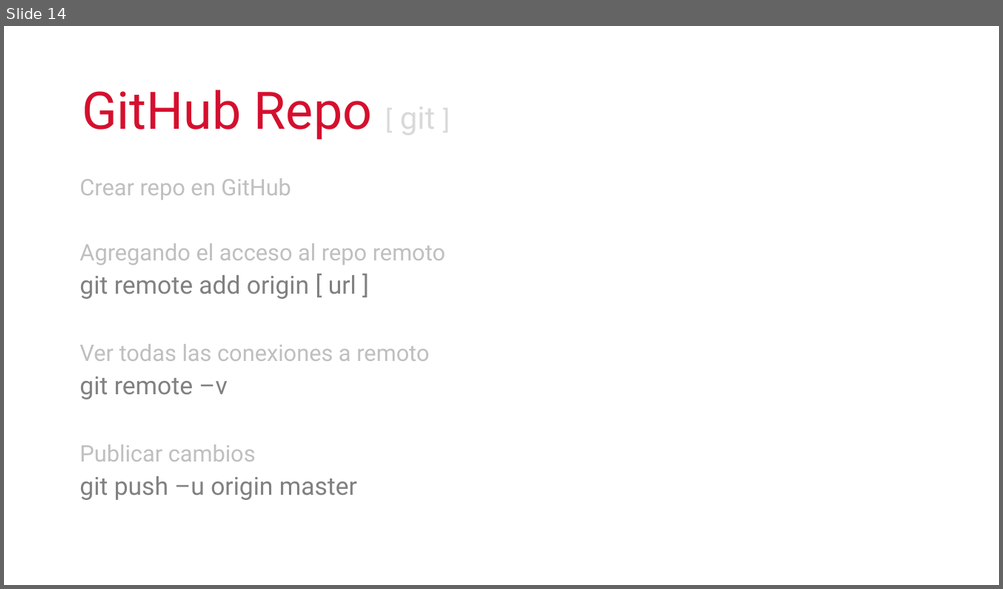
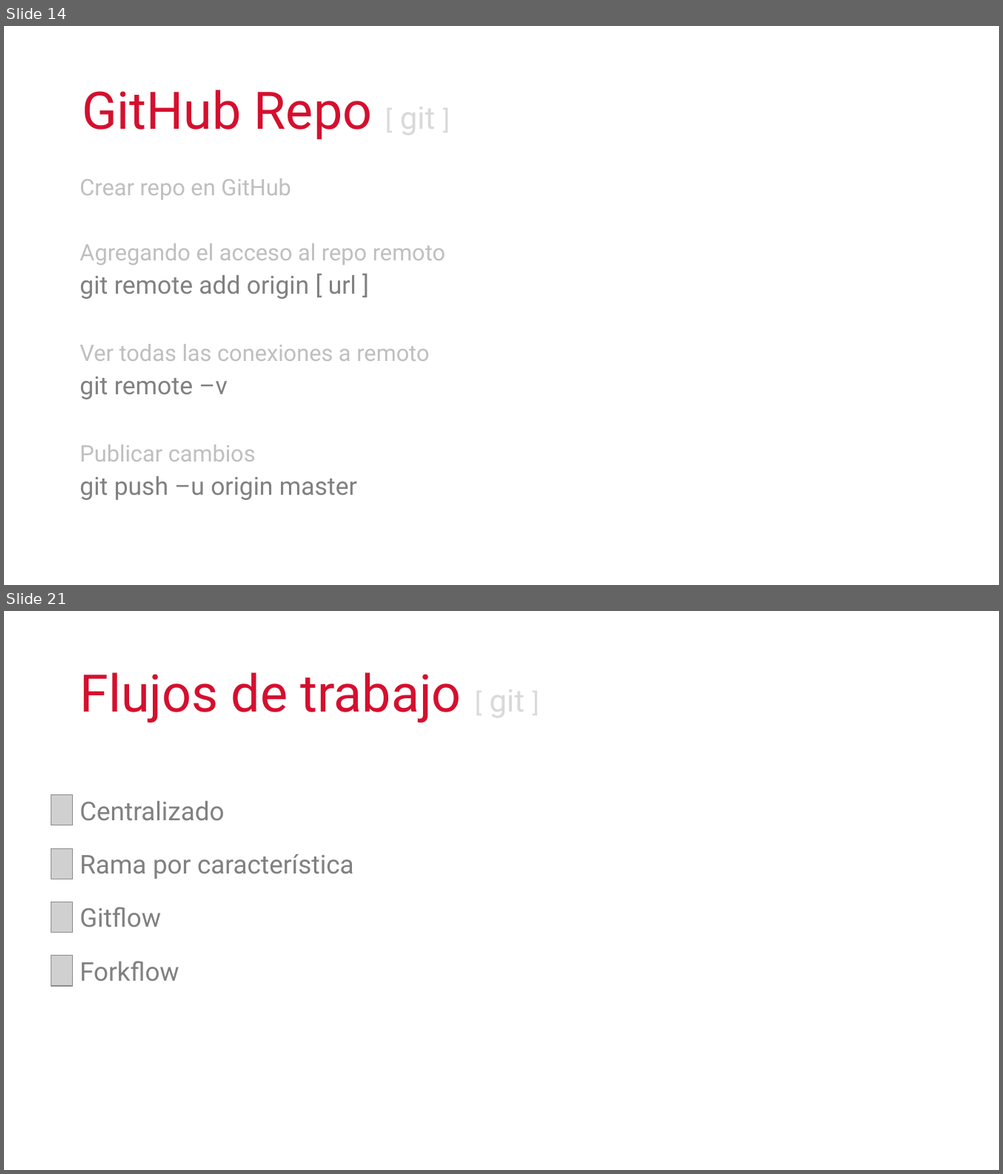
Before and after one commit to cimadev/PlaticasTalleres, a slide deck: 2017/dec_7_Git_GitHub_WorkShop/DGO.pptx. Shown one above the other, each under a label of ours: slide 14 before the commit, slides 14 and 21 after it; the slides between them are not shown. The pictures are 1003x589 and 1003x1174 pixels, drawn with LibreOffice and Linux fonts; fonts in the diff are those of the drawing; grey boxes stand for pictures. Boxes give left, top, right and bottom in pixels: in the first picture for what was removed or moved away, otherwise in the second. Text is boxed around its words. In the diff, an @@ line names an element or a change of style, - is before the commit and + after.

```diff
--- a/2017/dec_7_Git_GitHub_WorkShop/DGO.pptx
+++ b/2017/dec_7_Git_GitHub_WorkShop/DGO.pptx
@@ slide 21 added at bbox=[4, 611, 999, 1170], background #FFFFFF @@
@@ text added at bbox=[79, 672, 524, 723], 50 pt, text #D50F2E @@
+Flujos de trabajo [ git ]
@@ group added at bbox=[51, 795, 354, 986]: 4 pictures, 4 texts @@
+Centralizado
+Rama por característica
+Gitflow
+Forkflow
```
Also in this commit, not shown: 1 slide changed, 15 other slides added, 1 other file.
